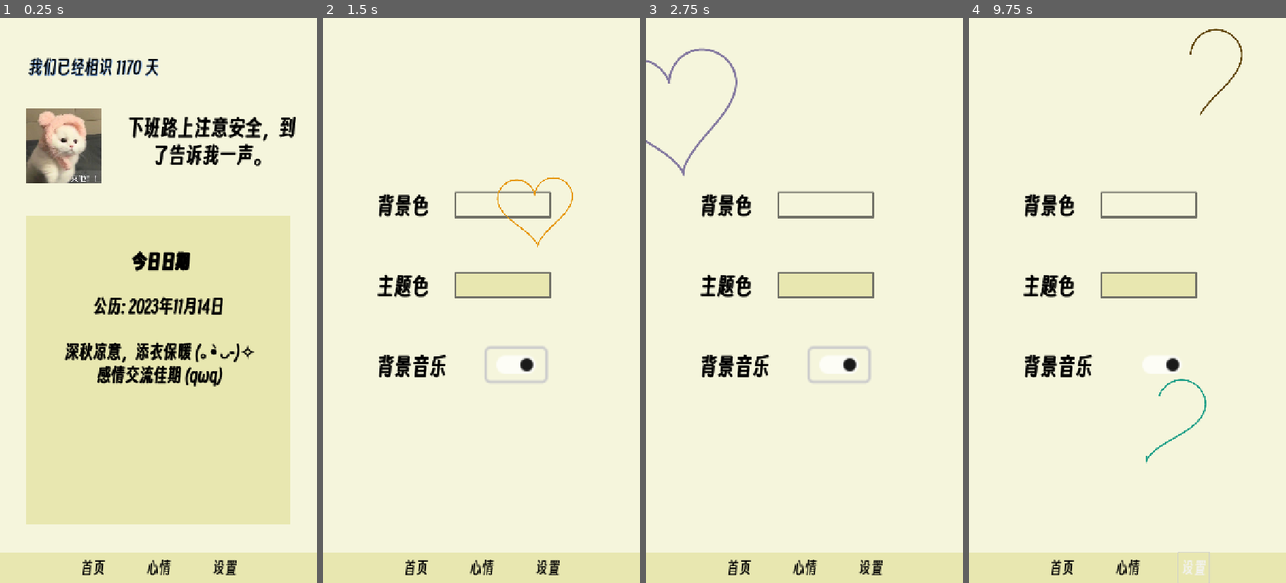
Above: before the commit, frames 1-4 (left to right).
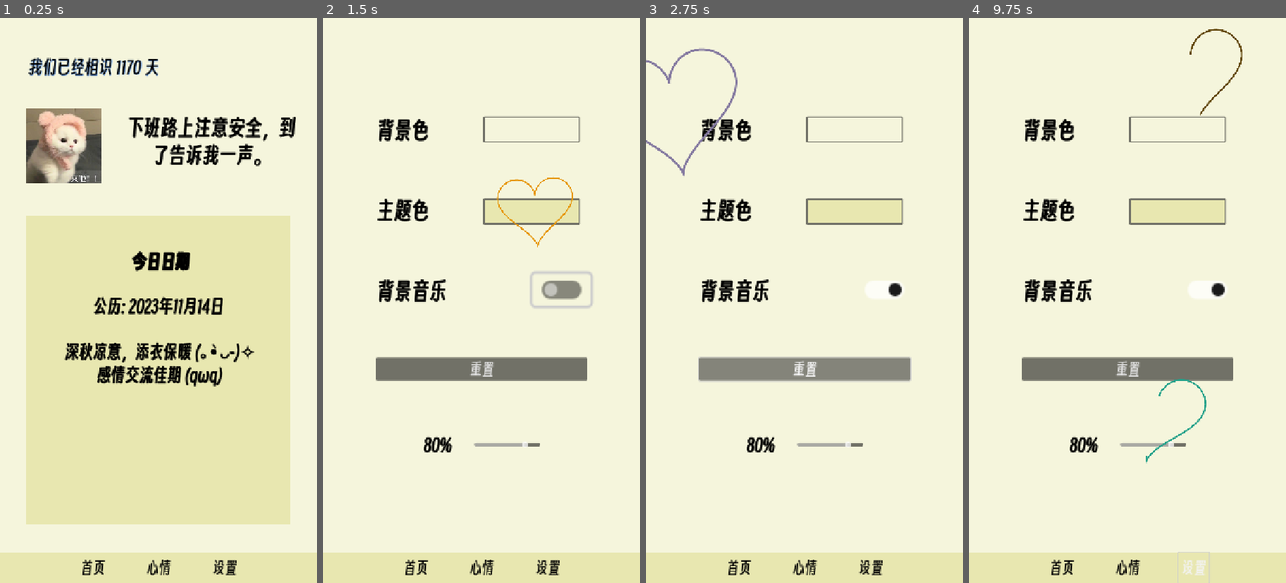
Above: after the commit, the same moments.

Repository: xuezhaju/Qixi-Gift
Game: Godot game, scene res://Scene/MainUI/main_ui.tscn
The game is run twice, just before and just after one commit, with the same random seed, the same clock (stepped at 60 frames per second) and the same inputs.
Inputs (mouse positions are in pixels of both pictures, inside the frame that each line leads up to; where the layout moved, square brackets give the same spot in the first picture):
- Up to frame 1 (0.25 s): no input
- Up to frame 2 (1.5 s): click "设置" at 0.5 s; click (560, 289) [516, 362] at 1.25 s
- Up to frame 3 (2.75 s): click (804, 368) at 2 s, where only the run after the commit has a clickable "重置"
- Up to frame 4 (9.75 s): click "首页" at 2.75 s; click "心情" at 3.5 s; click "Happy~" at 4.25 s; click "Just so so." at 5 s; click "Sad..." at 5.75 s; click "Angry" at 6.5 s; click "Afraid" at 7.25 s; click "首页" at 8 s; click "心情" at 8.75 s; click "设置" at 9.5 s

The runs differ from the first frame. In frame 2, 8.5% of the frame differs, in the area x 16-86%, y 17-77%; in frame 3, 8.2%; in frame 4, 8.1%.

Commit message:
Finished v1.0.0

Diff:
--- a/Global.gd
+++ b/Global.gd
@@ -5,3 +5,7 @@
 ##color##
 var back_color :String = ""
 var main_color :String = ""
+
+
+var music :bool = true
+var music_volume : float = 0.0
--- /dev/null
+++ b/Scene/MainUI/color_rects.gd
@@ -0,0 +1,11 @@
+extends Control
+
+@onready var back_color: ColorRect = $BackColor
+@onready var dilan: ColorRect = $底栏
+@onready var messages: ColorRect = $"../hub/messages"
+
+func _process(delta: float) -> void:
+	# 需要将字符串转换为Color类型
+	back_color.color = Color(Global.back_color)
+	dilan.color = Color(Global.main_color)  # 注意：这里应该是小写 color，不是 Color
+	messages.color = Color(Global.main_color)
--- a/Scene/MainUI/main_ui.gd
+++ b/Scene/MainUI/main_ui.gd
@@ -2,6 +2,7 @@
 @onready var hub: Control = $hub
 @onready var settings: Control = $Settings
 @onready var xinqing: Control = $xinqing
+@onready var audio_player: AudioStreamPlayer = $AudioStreamPlayer
 
 
 # 爱心场景预设
@@ -19,6 +20,21 @@
 func _ready():
 	# 确保处理输入
 	set_process(true)
+	 # 设置循环
+	audio_player.stream.loop = true
+	# 播放音频
+	if Global.music:
+		audio_player.play()
+	else:
+		audio_player.stop()
+
+	Global.mode = "hub"
+	xinqing.hide()
+	xinqing.process_mode = Node.PROCESS_MODE_DISABLED
+	hub.show()
+	hub.process_mode = Node.PROCESS_MODE_INHERIT
+	settings.hide()
+	settings.process_mode = Node.PROCESS_MODE_DISABLED
 
 func _process(delta):
 	# 获取当前时间
@@ -27,6 +43,8 @@
 	# 检查是否在冷却时间内
 	if current_time - last_shake_time < shake_cooldown:
 		return
+
+
 
 	# 获取加速度计数据
 	previous_acceleration = acceleration
--- a/Scene/MainUI/main_ui.tscn
+++ b/Scene/MainUI/main_ui.tscn
@@ -1,12 +1,15 @@
-[gd_scene load_steps=8 format=3 uid="uid://1lknwluq7htl"]
+[gd_scene load_steps=11 format=3 uid="uid://1lknwluq7htl"]
 
 [ext_resource type="Script" uid="uid://cl41510eb5ldc" path="res://Scene/MainUI/main_ui.gd" id="1_82sue"]
 [ext_resource type="Script" uid="uid://qsal34y3mhpr" path="res://Scene/MainUI/相识.gd" id="1_xp8vy"]
+[ext_resource type="Script" uid="uid://ccs8yavijbglx" path="res://Scene/MainUI/color_rects.gd" id="2_i2xp5"]
 [ext_resource type="Texture2D" uid="uid://vuwva45rv3uu" path="res://Asset/007.jpg" id="2_s3rjv"]
 [ext_resource type="Script" uid="uid://xuupa8maiieo" path="res://Scene/MainUI/话语.gd" id="3_82sue"]
 [ext_resource type="Script" uid="uid://choti8snaxwaw" path="res://Scene/MainUI/picture.gd" id="4_6piqr"]
 [ext_resource type="Script" uid="uid://bqx0l43he0ol1" path="res://Scene/MainUI/messages.gd" id="6_n61pf"]
+[ext_resource type="Script" uid="uid://cmrg37ufdrp40" path="res://Scene/MainUI/settings.gd" id="7_3256u"]
 [ext_resource type="Script" uid="uid://dvfblq2ae40ww" path="res://Scene/MainUI/xinqing.gd" id="7_o613n"]
+[ext_resource type="AudioStream" uid="uid://dghx80354ib4w" path="res://Asset/起风了.mp3" id="9_i2xp5"]
 
 [node name="MainUI" type="Control"]
 layout_mode = 3
@@ -21,6 +24,7 @@
 anchors_preset = 0
 offset_right = 40.0
 offset_bottom = 40.0
+script = ExtResource("2_i2xp5")
 
 [node name="BackColor" type="ColorRect" parent="ColorRects"]
 custom_minimum_size = Vector2(720, 1280)
@@ -72,6 +76,7 @@
 flat = true
 
 [node name="hub" type="Control" parent="."]
+visible = false
 anchors_preset = 0
 offset_right = 40.0
 offset_bottom = 40.0
@@ -140,6 +145,7 @@
 anchors_preset = 0
 offset_right = 40.0
 offset_bottom = 40.0
+script = ExtResource("7_3256u")
 
 [node name="center" type="CenterContainer" parent="Settings"]
 custom_minimum_size = Vector2(720, 1200)
@@ -165,8 +171,8 @@
 [node name="BackColor" type="ColorPickerButton" parent="Settings/center/VBoxContainer/BackColor"]
 custom_minimum_size = Vector2(220, 60)
 layout_mode = 0
-offset_left = 178.0
-offset_right = 398.0
+offset_left = 243.0
+offset_right = 463.0
 offset_bottom = 60.0
 color = Color(0.960784, 0.960784, 0.862745, 1)
 
@@ -181,9 +187,10 @@
 [node name="MainColor" type="ColorPickerButton" parent="Settings/center/VBoxContainer/MainColor"]
 custom_minimum_size = Vector2(220, 60)
 layout_mode = 0
-offset_left = 178.0
-offset_right = 398.0
-offset_bottom = 60.0
+offset_left = 243.0
+offset_top = 4.0
+offset_right = 463.0
+offset_bottom = 64.0
 color = Color(0.909804, 0.905882, 0.690196, 1)
 
 [node name="BGM" type="Label" parent="Settings/center/VBoxContainer"]
@@ -196,14 +203,36 @@
 
 [node name="CheckButton" type="CheckButton" parent="Settings/center/VBoxContainer/BGM"]
 layout_mode = 0
-offset_left = 252.0
-offset_top = -8.0
-offset_right = 296.0
-offset_bottom = 16.0
+offset_left = 355.0
+offset_top = -7.0
+offset_right = 399.0
+offset_bottom = 17.0
 scale = Vector2(3, 3)
 
+[node name="reset" type="Button" parent="Settings/center/VBoxContainer"]
+layout_mode = 2
+theme_override_font_sizes/font_size = 35
+text = "重置"
+
+[node name="HBoxContainer" type="HBoxContainer" parent="Settings/center/VBoxContainer"]
+layout_mode = 2
+theme_override_constants/separation = 50
+alignment = 1
+
+[node name="Label" type="Label" parent="Settings/center/VBoxContainer/HBoxContainer"]
+layout_mode = 2
+theme_override_colors/font_color = Color(0, 0, 0, 1)
+theme_override_colors/font_shadow_color = Color(0, 0, 0, 1)
+theme_override_colors/font_outline_color = Color(0, 0, 0, 1)
+theme_override_font_sizes/font_size = 40
+text = "音量"
+
+[node name="HSlider" type="HSlider" parent="Settings/center/VBoxContainer/HBoxContainer"]
+custom_minimum_size = Vector2(150, 50)
+layout_mode = 2
+step = 0.1
+
 [node name="xinqing" type="Control" parent="."]
-visible = false
 anchors_preset = 0
 offset_right = 40.0
 offset_bottom = 40.0
@@ -293,9 +322,16 @@
 text = "Afraid
 "
 
+[node name="AudioStreamPlayer" type="AudioStreamPlayer" parent="."]
+stream = ExtResource("9_i2xp5")
+volume_db = -12.18
+autoplay = true
+
 [connection signal="button_down" from="ColorRects/底栏/Buttons/HUB" to="." method="_on_hub_button_down"]
 [connection signal="button_down" from="ColorRects/底栏/Buttons/心情" to="." method="_on_心情_button_down"]
 [connection signal="button_down" from="ColorRects/底栏/Buttons/Settings" to="." method="_on_settings_button_down"]
+[connection signal="button_down" from="Settings/center/VBoxContainer/reset" to="Settings" method="_on_reset_button_down"]
+[connection signal="changed" from="Settings/center/VBoxContainer/HBoxContainer/HSlider" to="Settings" method="_on_h_slider_changed"]
 [connection signal="button_down" from="xinqing/VBoxContainer2/Happy" to="xinqing" method="_on_happy_button_down"]
 [connection signal="button_down" from="xinqing/VBoxContainer2/Justsoso" to="xinqing" method="_on_justsoso_button_down"]
 [connection signal="button_down" from="xinqing/VBoxContainer2/Sad" to="xinqing" method="_on_sad_button_down"]
--- a/Scene/MainUI/settings.gd
+++ b/Scene/MainUI/settings.gd
@@ -1 +1,220 @@
 extends Control
+
+# 使用 @onready 注解，在节点进入场景树后获取这些子节点的引用
+@onready var back_color_picker: ColorPickerButton = $center/VBoxContainer/BackColor/BackColor
+@onready var main_color_picker: ColorPickerButton = $center/VBoxContainer/MainColor/MainColor
+@onready var check_button: CheckButton = $center/VBoxContainer/BGM/CheckButton
+@onready var volume_slider: HSlider = $center/VBoxContainer/HBoxContainer/HSlider
+@onready var volume_value: Label = $center/VBoxContainer/HBoxContainer/Label
+@onready var audio_stream_player: AudioStreamPlayer = $"../AudioStreamPlayer"
+
+# 配置文件路径
+const CONFIG_PATH = "user://settings.cfg"
+
+# 添加一个变量来跟踪是否正在拖动滑块
+var is_slider_dragging: bool = false
+
+func _ready():
+	# 等待所有节点正确初始化
+	call_deferred("_initialize_settings")
+
+func _initialize_settings():
+	# 在连接信号前验证所有节点都存在
+	if back_color_picker:
+		back_color_picker.color_changed.connect(_on_back_color_changed)
+	else:
+		push_error("背景颜色选择器 (back_color_picker) 是空的!")
+
+	if main_color_picker:
+		main_color_picker.color_changed.connect(_on_main_color_changed)
+	else:
+		push_error("主颜色选择器 (main_color_picker) 是空的!")
+
+	if check_button:
+		check_button.toggled.connect(_on_music_toggled)
+	else:
+		push_error("复选框按钮 (check_button) 是空的!")
+
+	if volume_slider:
+		# 设置滑块的正确范围 (0-100)
+		volume_slider.min_value = 0
+		volume_slider.max_value = 100
+		volume_slider.step = 1
+		volume_slider.value_changed.connect(_on_volume_changed)
+		# 连接滑块的拖动开始和结束信号
+		volume_slider.gui_input.connect(_on_volume_slider_gui_input)
+	else:
+		push_error("音量滑块 (volume_slider) 是空的!")
+
+	# 加载保存的设置
+	load_settings()
+
+	# 更新UI显示
+	update_ui()
+
+	# 初始应用音乐设置
+	update_music_state()
+
+func _on_volume_slider_gui_input(event: InputEvent):
+	if event is InputEventMouseButton:
+		if event.pressed:
+			# 鼠标按下，开始拖动
+			is_slider_dragging = true
+		else:
+			# 鼠标释放，结束拖动
+			is_slider_dragging = false
+			# 拖动结束后保存设置
+			save_settings()
+
+func _on_back_color_changed(color: Color):
+	Global.back_color = color.to_html() # 将颜色转换为HTML字符串格式并保存到全局变量
+	save_settings() # 保存设置到文件
+	apply_colors()  # 应用颜色更改
+
+func _on_main_color_changed(color: Color):
+	Global.main_color = color.to_html()
+	save_settings()
+	apply_colors()
+
+func _on_music_toggled(toggled: bool):
+	Global.music = toggled # 保存音乐开启/关闭状态
+	save_settings()
+	update_music_state() # 更新音乐播放状态
+
+func _on_volume_changed(value: float):
+	# 保存音量值 (0 到 100)
+	Global.music_volume = value
+	if volume_value:
+		volume_value.text = str(int(value)) + "%" # 更新音量百分比显示文本
+
+	# 实时更新音量（无论是否拖动）
+	update_volume()
+
+	# 只有在拖动结束时才保存设置
+	if not is_slider_dragging:
+		save_settings()
+
+# 更新UI显示
+func update_ui():
+	# 设置颜色选择器的当前颜色
+	if Global.back_color != "" and back_color_picker:
+		back_color_picker.color = Color(Global.back_color) # 从字符串转换回Color类型
+	if Global.main_color != "" and main_color_picker:
+		main_color_picker.color = Color(Global.main_color)
+
+	# 设置音乐开关的选中状态
+	if check_button:
+		check_button.button_pressed = Global.music
+
+	# 设置音量滑块的值和显示文本
+	if volume_slider:
+		volume_slider.value = Global.music_volume
+	if volume_value:
+		volume_value.text = str(int(Global.music_volume)) + "%"
+
+# 应用颜色设置
+func apply_colors():
+	# 这里可以根据需要将颜色应用到界面元素
+	print("背景颜色: ", Global.back_color)
+	print("主颜色: ", Global.main_color)
+
+# 更新音乐状态
+func update_music_state():
+	if audio_stream_player:
+		if Global.music:
+			# 开启音乐
+			if not audio_stream_player.playing:
+				audio_stream_player.play()
+			update_volume()
+			print("音乐已开启")
+		else:
+			# 关闭音乐
+			audio_stream_player.stop()
+			print("音乐已关闭")
+	else:
+		push_error("AudioStreamPlayer 节点未找到")
+
+# 更新音量
+func update_volume():
+	if audio_stream_player:
+		# 将百分比音量(0-100)转换为线性值(0.0-1.0)
+		var linear_volume = clamp(Global.music_volume / 100.0, 0.0, 1.0)
+
+		# 设置音量
+		audio_stream_player.volume_db = linear_to_db(linear_volume)
+
+		print("音量设置为: ", Global.music_volume, "% (线性值: ", linear_volume, ")")
+	else:
+		push_error("AudioStreamPlayer 节点未找到")
+
+# 保存设置到文件
+func save_settings():
+	var config = ConfigFile.new() # 创建新的配置文件对象
+
+	# 保存颜色设置
+	config.set_value("colors", "back_color", Global.back_color)
+	config.set_value("colors", "main_color", Global.main_color)
+
+	# 保存音频设置
+	config.set_value("audio", "music_enabled", Global.music)
+	config.set_value("audio", "music_volume", Global.music_volume)
+
+	# 保存模式
+	config.set_value("general", "mode", Global.mode)
+
+	# 保存到文件
+	var error = config.save(CONFIG_PATH)
+	if error != OK:
+		push_error("保存设置失败: " + str(error))
+	else:
+		print("设置已保存")
+
+# 从文件加载设置
+func load_settings():
+	var config = ConfigFile.new()
+
+	# 如果配置文件不存在，使用默认值
+	if not FileAccess.file_exists(CONFIG_PATH):
+		set_default_settings()
+		return
+
+	# 加载配置文件
+	var error = config.load(CONFIG_PATH)
+	if error != OK:
+		push_error("加载设置失败: " + str(error))
+		set_default_settings()
+		return
+
+	# 加载颜色设置 (如果不存在则使用默认值)
+	Global.back_color = config.get_value("colors", "back_color", "#f5f5dc")
+	Global.main_color = config.get_value("colors", "main_color", "#e8e7b0")
+
+	# 加载音频设置 (如果不存在则使用默认值)
+	Global.music = config.get_value("audio", "music_enabled", true)
+	Global.music_volume = config.get_value("audio", "music_volume", 80)  # 默认80%
+
+	# 加载模式 (如果不存在则使用默认值)
+	Global.mode = config.get_value("general", "mode", "hub")
+
+	print("设置已加载")
+
+# 设置默认值
+func set_default_settings():
+	Global.back_color = "#f5f5dc"   # 默认背景颜色
+	Global.main_color = "#e8e7b0"   # 默认主颜色
+	Global.music = true               # 默认开启音乐
+	Global.music_volume = 80          # 默认音量 80%
+	Global.mode = "hub"               # 默认模式
+	print("使用默认设置")
+
+# 重置为默认设置
+func reset_to_default():
+	set_default_settings()  # 设置默认值
+	save_settings()         # 保存默认设置
+	update_ui()            # 更新UI显示
+	apply_colors()         # 应用颜色
+	update_music_state()   # 更新音乐状态
+	print("已重置为默认设置")
+
+func _on_reset_button_down() -> void:
+	reset_to_default() # 当重置按钮按下时调用重置功能
--- a/Scene/MainUI/xinqing.gd
+++ b/Scene/MainUI/xinqing.gd
@@ -1,6 +1,7 @@
 extends Control
 
 @onready var rich_text_label: RichTextLabel = $VBoxContainer/ColorRect/RichTextLabel
+@onready var color_rect: ColorRect = $VBoxContainer/ColorRect
 
 # 定义各种情绪的安慰鼓励文本数组
 var happy_texts = [
@@ -82,3 +83,6 @@
 	# 随机选择一句恐惧鼓励语
 	var random_text = afraid_texts[randi() % afraid_texts.size()]
 	rich_text_label.text = "😨 害怕时刻\n\n" + random_text
+
+func _process(delta: float) -> void:
+	color_rect.color = Color(Global.main_color)
--- /dev/null
+++ b/default_bus_layout.tres
@@ -0,0 +1,9 @@
+[gd_resource type="AudioBusLayout" format=3 uid="uid://dm88bklm5tce6"]
+
+[resource]
+bus/1/name = &"BGM"
+bus/1/solo = false
+bus/1/mute = false
+bus/1/bypass_fx = false
+bus/1/volume_db = 0.0
+bus/1/send = &"Master"
Not shown, added: Asset/起风了.mp3.import
Not shown, added: Scene/MainUI/color_rects.gd.uid
Not shown, added: Asset/起风了.mp3
